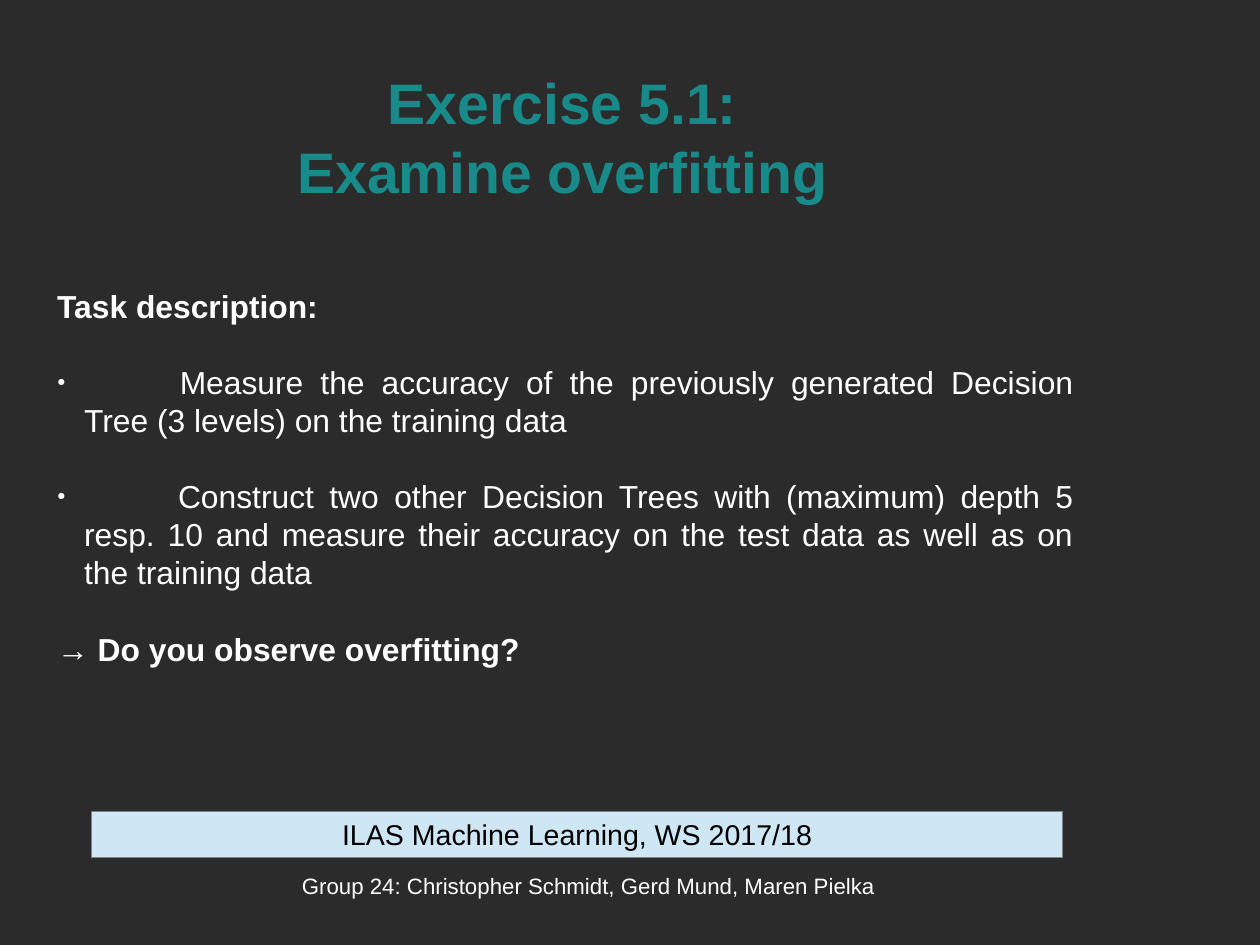
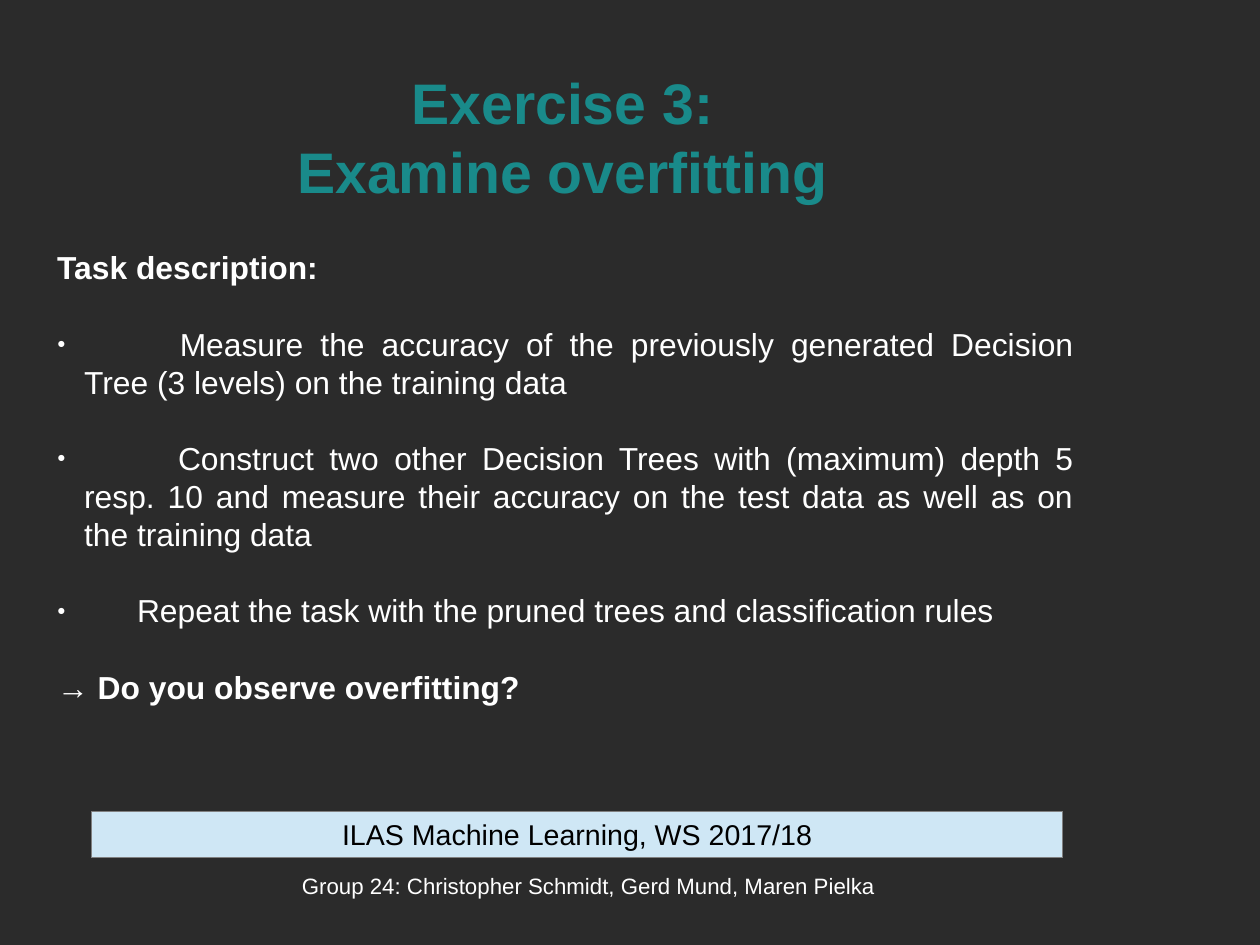
Before and after one commit to Silberschleier/ilas-ml-exercises, a slide deck: slide 1 of sheet02/results/Presentation_exercise_5.odp. Drawn at 1260x945 pixels with LibreOffice and Linux fonts; fonts in the diff are those of the drawing; background and template pictures are left out; a plain dark background stands for a picture behind light text. Boxes give left, top, right and bottom in pixels: in the first picture for what was removed or moved away, otherwise in the second. Text is boxed around its words. In the diff, an @@ line names an element or a change of style, - is before the commit and + after.

```diff
--- a/sheet02/results/Presentation_exercise_5.odp
+++ b/sheet02/results/Presentation_exercise_5.odp
@@ title at bbox=[297, 83, 827, 203]: text changed @@
-Exercise 5.1:
-Examine overfitting
+Exercise 3:
+Examine overfitting
@@ subtitle at bbox=[137, 599, 993, 628]: paragraph added @@
+● Repeat the task with the pruned trees and classification rules
```
Also in this commit, not shown: 2 other slides changed, 5 slides added, 2 slides removed, 2 other files.
